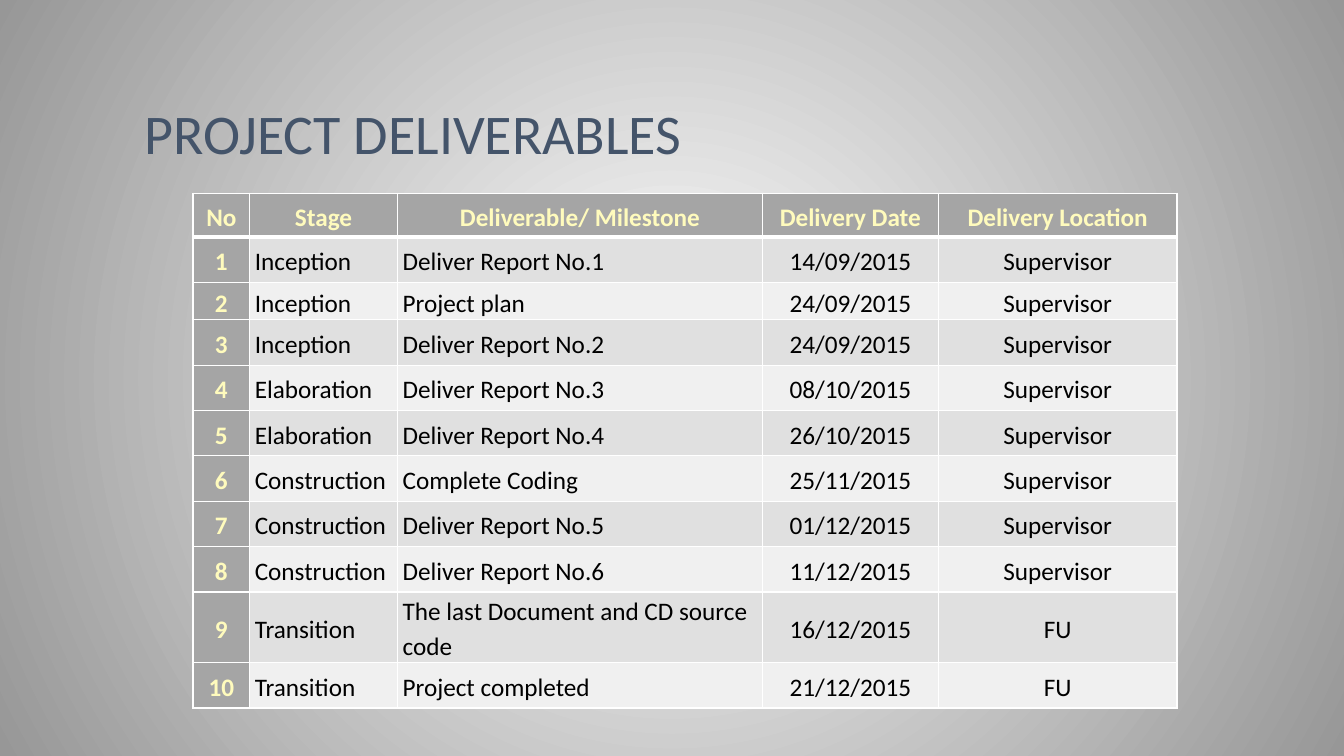
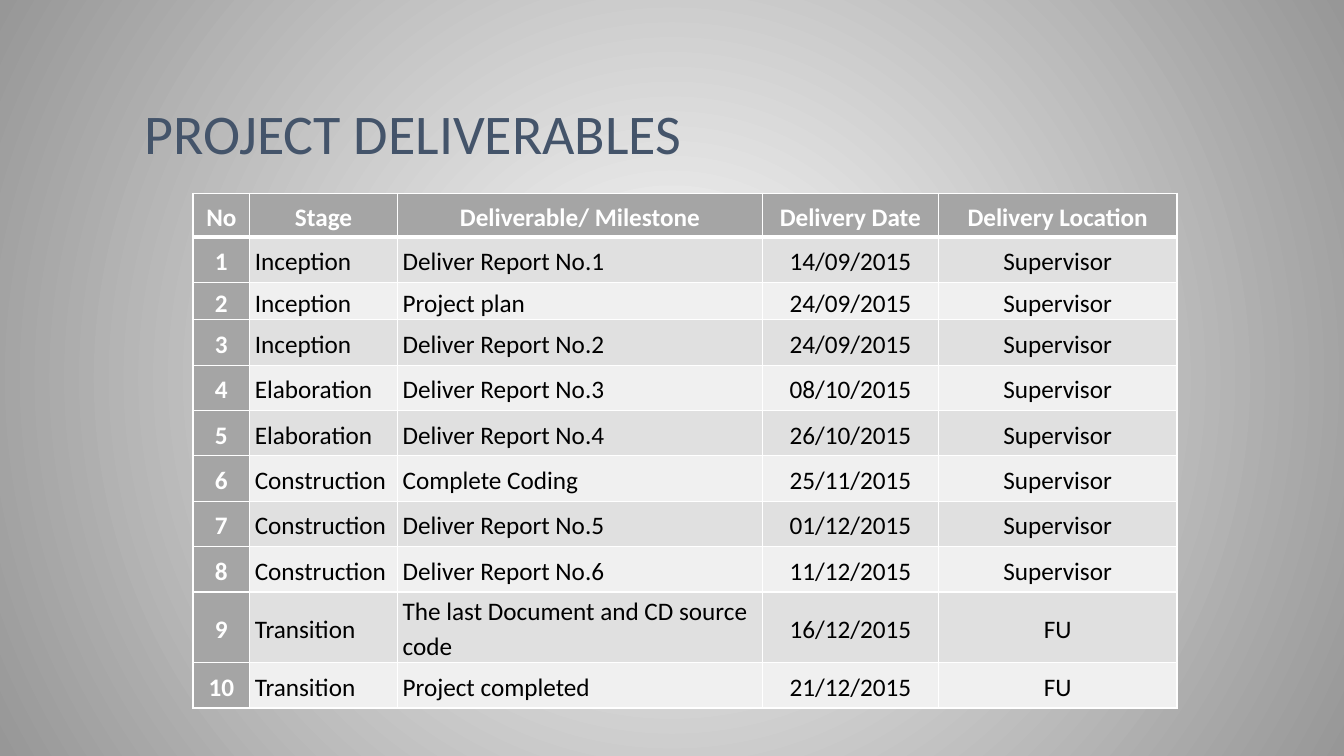
Before and after one commit to sangnvus/2015FALLIS02, a slide deck: slide 20 of WIP/Documents/DMS-SlideVer1.1.pptx. Drawn at 1344x756 pixels with LibreOffice and Linux fonts; fonts in the diff are those of the drawing. Boxes give left, top, right and bottom in pixels: in the first picture for what was removed or moved away, otherwise in the second. Text is boxed around its words. In the diff, an @@ line names an element or a change of style, - is before the commit and + after.

```diff
--- a/WIP/Documents/DMS-SlideVer1.1.pptx
+++ b/WIP/Documents/DMS-SlideVer1.1.pptx
@@ background gradient #FFFCCC to #ABA65C to gradient #FFFFFF to #979797 @@
@@ table at [193, 194, 1177, 708] @@
@@ text colour #FFFBBD to #FFFFFF in "No", "Stage", "Deliverable/ Milestone", "Delivery Date" and 11 more places @@
@@ borders changed @@
```
Also in this commit, not shown: 43 other slides changed.
